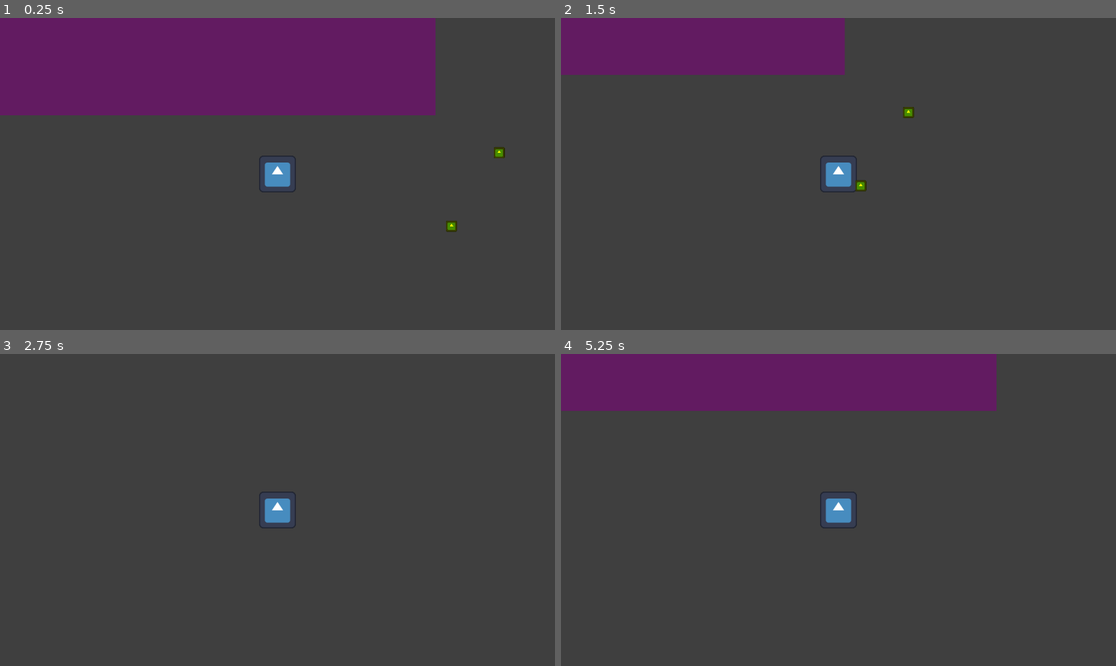
Above: before the commit, frames 1-4 (two rows, left to right).
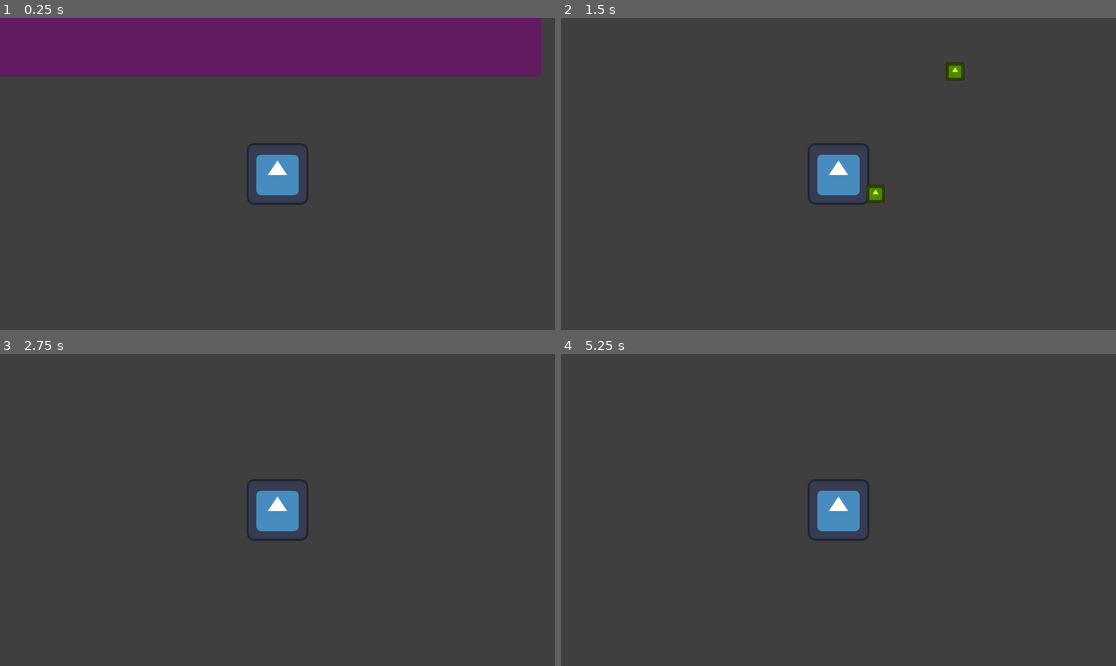
Above: after the commit, the same moments.

Repository: DeepRestGames/incremental-space-game
Game: Godot game, scene res://Scenes/Prototypes/Prototype_MainScene.tscn
Two runs of this game, one before a commit and one after it. Both use one fixed random seed, a clock stepped at 60 frames per second and the inputs below. The engine's default icon, where the game draws it, is replaced by a stand-in: a white triangle on a blue panel in a dark square.
Inputs (mouse positions are in pixels of both pictures, inside the frame that each line leads up to):
- Up to frame 1 (0.25 s): no input
- Up to frame 2 (1.5 s): tap Enter at 0.5 s; move the mouse to (960, 158) at 0.52 s; hold D (move_right) 0.53-1.28 s; hold E (interact) 0.53-1.28 s; click (960, 158) at 0.67 s; move the mouse to (727, 189) at 1.27 s; hold S (move_down) from 1.28 s (still down); tap E (interact) at 1.35 s; click (727, 189) at 1.42 s
- Up to frame 3 (2.75 s): move the mouse to (333, 441) at 2.02 s; release S (move_down) at 2.03 s; hold D (move_right) from 2.03 s (still down); hold E (interact) from 2.03 s (still down); click (333, 441) at 2.17 s
- Up to frame 4 (5.25 s): tap Space at 2.75 s; move the mouse to (810, 572) at 2.77 s; release D (move_right) at 2.78 s; release E (interact) at 2.78 s; hold W (move_up) 2.78-3.53 s; tap E (interact) at 2.85, 4.35 s; click (810, 572) at 2.92 s; move the mouse to (1005, 556) at 3.52 s; hold E (interact) 3.53-4.28 s; hold A (move_left) 3.53-5.03 s; click (1005, 556) at 3.67 s; move the mouse to (672, 463) at 4.27 s; click (672, 463) at 4.42 s; move the mouse to (866, 510) at 5.02 s; hold S (move_down) from 5.03 s (still down); hold E (interact) from 5.03 s (still down); click (866, 510) at 5.17 s

The runs differ from the first frame. In frame 1, 14% of the frame differs, in the area x 0-98%, y 0-69%; in frame 2, 11%; in frame 3, 1.0%; in frame 4, 15%, in the area x 0-79%, y 0-60%.

Commit message:
Little bulk of just-started-out features

Diff:
--- a/Scenes/Player/Player.tscn
+++ b/Scenes/Player/Player.tscn
@@ -46,7 +46,6 @@
 
 [node name="PlayerCamera" type="Camera2D" parent="."]
 process_mode = 3
-zoom = Vector2(0.6, 0.6)
 
 [node name="CameraZoom" type="Node2D" parent="PlayerCamera"]
 
--- /dev/null
+++ b/Scenes/UI/UI_SkillTree.tscn
@@ -0,0 +1,158 @@
+[gd_scene load_steps=10 format=3 uid="uid://bw8v2tjtpwrwd"]
+
+[ext_resource type="Texture2D" uid="uid://d3w6yyyfejaxw" path="res://icon.svg" id="1_5qc62"]
+[ext_resource type="Shader" uid="uid://b0ipclsyu8vug" path="res://Shaders/UI/Shader_Test.gdshader" id="2_3gvb5"]
+[ext_resource type="Script" uid="uid://b8i7v5jtyte6x" path="res://Scripts/UI/SkillNode.gd" id="3_jj15x"]
+[ext_resource type="Script" uid="uid://8l131evptacm" path="res://Scripts/UI/SkillAcquisitionPanel.gd" id="4_5wppg"]
+[ext_resource type="Texture2D" uid="uid://p8o5i655niqs" path="res://Assets/Sprites/kenney_particle-pack/PNG (Transparent)/window_04.png" id="4_p2n7p"]
+
+[sub_resource type="FastNoiseLite" id="FastNoiseLite_3gvb5"]
+noise_type = 0
+frequency = 0.0012
+
+[sub_resource type="NoiseTexture2D" id="NoiseTexture2D_jj15x"]
+noise = SubResource("FastNoiseLite_3gvb5")
+
+[sub_resource type="ShaderMaterial" id="ShaderMaterial_5wppg"]
+shader = ExtResource("2_3gvb5")
+shader_parameter/noise_texture = SubResource("NoiseTexture2D_jj15x")
+shader_parameter/colormodifier = 0.9
+shader_parameter/progress = 0.695
+shader_parameter/bg_color = Color(0, 0, 0, 1)
+
+[sub_resource type="AtlasTexture" id="AtlasTexture_3gvb5"]
+atlas = ExtResource("1_5qc62")
+region = Rect2(56.2895, 39.6403, 17.1742, 11.5663)
+
+[node name="UI_SkillTree" type="Control"]
+layout_mode = 3
+anchors_preset = 15
+anchor_right = 1.0
+anchor_bottom = 1.0
+grow_horizontal = 2
+grow_vertical = 2
+
+[node name="Background" type="TextureRect" parent="."]
+visible = false
+material = SubResource("ShaderMaterial_5wppg")
+layout_mode = 1
+anchors_preset = 15
+anchor_right = 1.0
+anchor_bottom = 1.0
+grow_horizontal = 2
+grow_vertical = 2
+texture = SubResource("AtlasTexture_3gvb5")
+metadata/_edit_use_anchors_ = true
+
+[node name="SkillNodesParent" type="Control" parent="."]
+layout_mode = 1
+anchors_preset = 8
+anchor_left = 0.5
+anchor_top = 0.5
+anchor_right = 0.5
+anchor_bottom = 0.5
+grow_horizontal = 2
+grow_vertical = 2
+metadata/_edit_use_anchors_ = true
+
+[node name="SkillNode" type="Control" parent="SkillNodesParent"]
+custom_minimum_size = Vector2(60, 60)
+layout_mode = 1
+anchors_preset = 0
+grow_horizontal = 2
+grow_vertical = 2
+script = ExtResource("3_jj15x")
+metadata/_edit_use_anchors_ = true
+
+[node name="SkillNodeTexture" type="TextureRect" parent="SkillNodesParent/SkillNode"]
+layout_mode = 1
+anchors_preset = 15
+anchor_right = 1.0
+anchor_bottom = 1.0
+grow_horizontal = 2
+grow_vertical = 2
+mouse_filter = 2
+texture = ExtResource("4_p2n7p")
+expand_mode = 3
+
+[node name="SkillInfoPanel" type="Panel" parent="SkillNodesParent/SkillNode"]
+visible = false
+layout_mode = 0
+offset_left = 41.0
+offset_top = 27.0
+offset_right = 182.0
+offset_bottom = 137.0
+mouse_filter = 2
+
+[node name="VBoxContainer" type="VBoxContainer" parent="SkillNodesParent/SkillNode/SkillInfoPanel"]
+layout_mode = 1
+anchors_preset = 15
+anchor_right = 1.0
+anchor_bottom = 1.0
+grow_horizontal = 2
+grow_vertical = 2
+mouse_filter = 2
+metadata/_edit_use_anchors_ = true
+
+[node name="SkillName" type="RichTextLabel" parent="SkillNodesParent/SkillNode/SkillInfoPanel/VBoxContainer"]
+custom_minimum_size = Vector2(0, 30)
+layout_mode = 2
+mouse_filter = 2
+text = "Skill name"
+fit_content = true
+scroll_active = false
+horizontal_alignment = 1
+vertical_alignment = 1
+
+[node name="SkillDescription" type="RichTextLabel" parent="SkillNodesParent/SkillNode/SkillInfoPanel/VBoxContainer"]
+custom_minimum_size = Vector2(0, 30)
+layout_mode = 2
+mouse_filter = 2
+text = "Skill description"
+horizontal_alignment = 1
+metadata/_edit_use_anchors_ = true
+
+[node name="SkillAcquisitionPanel" type="Control" parent="."]
+visible = false
+layout_mode = 1
+anchors_preset = 15
+anchor_right = 1.0
+anchor_bottom = 1.0
+grow_horizontal = 2
+grow_vertical = 2
+script = ExtResource("4_5wppg")
+metadata/_edit_use_anchors_ = true
+
+[node name="Panel" type="Panel" parent="SkillAcquisitionPanel"]
+custom_minimum_size = Vector2(600, 300)
+layout_mode = 1
+anchors_preset = 8
+anchor_left = 0.5
+anchor_top = 0.5
+anchor_right = 0.5
+anchor_bottom = 0.5
+offset_left = -20.0
+offset_top = -20.0
+offset_right = 20.0
+offset_bottom = 20.0
+grow_horizontal = 2
+grow_vertical = 2
+
+[node name="VBoxContainer" type="VBoxContainer" parent="SkillAcquisitionPanel/Panel"]
+layout_mode = 1
+anchors_preset = 15
+anchor_right = 1.0
+anchor_bottom = 1.0
+grow_horizontal = 2
+grow_vertical = 2
+mouse_filter = 0
+metadata/_edit_use_anchors_ = true
+
+[node name="PanelTitle" type="RichTextLabel" parent="SkillAcquisitionPanel/Panel/VBoxContainer"]
+custom_minimum_size = Vector2(0, 40)
+layout_mode = 2
+text = "Acquire skill?"
+fit_content = true
+scroll_active = false
+horizontal_alignment = 1
+vertical_alignment = 1
--- /dev/null
+++ b/Scripts/Camera/CameraZoom.gd
@@ -0,0 +1,39 @@
+extends Node2D
+
+
+@onready var camera: Camera2D = $".."
+
+var default_walking_zoom = Vector2.ONE
+
+var current_zoom: Vector2
+var target_zoom: Vector2
+
+var max_zoom = Vector2(.6, .6)
+var min_zoom = Vector2(.2, .2)
+
+var update_time = 1.0
+
+
+func _process(delta: float) -> void:
+	camera.zoom = lerp(camera.zoom, target_zoom, delta)
+
+
+func update_camera_zoom_from_movement_speed(movement_speed: float) -> void:
+	target_zoom = max_zoom - (min_zoom * movement_speed)
+
+	#var zoom_tween = get_tree().create_tween().set_trans(Tween.TRANS_SINE).set_ease(Tween.EASE_OUT)
+	#zoom_tween.tween_property(camera, "zoom", target_zoom, update_time)
+
+
+func update_camera_zoom(target_zoom: Vector2, update_time: float) -> void:
+	var zoom_tween = get_tree().create_tween().set_trans(Tween.TRANS_SINE).set_ease(Tween.EASE_OUT)
+	zoom_tween.tween_property(camera, "zoom", target_zoom, update_time)
+
+
+func update_camera_zoom_walking() -> void:
+	var zoom_tween = get_tree().create_tween().set_trans(Tween.TRANS_SINE).set_ease(Tween.EASE_OUT)
+	zoom_tween.tween_property(camera, "zoom", default_walking_zoom, update_time)
+
+
+func reset_camera_zoom(update_time: float) -> void:
+	pass
--- /dev/null
+++ b/Scripts/Camera/ScreenShake.gd
@@ -0,0 +1,34 @@
+extends Node2D
+
+
+@onready var camera: Camera2D = $".."
+
+@export var random_shake_strenght: float = 20.0
+@export var shake_decay_rate: float = 5.0
+
+var rand
+var shake_strenght: float = 0.0
+
+
+func _ready():
+	rand = RandomNumberGenerator.new()
+	rand.randomize()
+
+	EventBus.connect("screen_shake", screen_shake)
+
+
+func _process(delta):
+	shake_strenght = lerp(shake_strenght, 0.0, shake_decay_rate * delta)
+	camera.offset = get_random_offset()
+
+
+func get_random_offset() -> Vector2:
+	return Vector2(
+		rand.randf_range(-shake_strenght, shake_strenght),
+		rand.randf_range(-shake_strenght, shake_strenght)
+	)
+
+
+func screen_shake(magnitude:= 20.0, decay_rate:= 5.0):
+	shake_strenght = magnitude
+	shake_decay_rate = decay_rate
--- a/Scripts/GameManagers/GameManager.gd
+++ b/Scripts/GameManagers/GameManager.gd
@@ -15,10 +15,14 @@
 # Expedition
 var expedition_started: bool = false
 
+# Paasing time
+var current_day: int = 0
+
 
 func _ready() -> void:
 	# Level initialization
 	# TODO Add logic to handle the menus navigation (e.g. in the start menu the node Player doesn't exist, but the GameManager singleton does
+	# TODO Handle null reference case
 	player = get_tree().get_first_node_in_group("Player")
 	deposit_box_position = get_tree().get_first_node_in_group("DepositBox").global_position
 
@@ -29,6 +33,7 @@
 
 	EventBus.connect("expedition_started", on_expedition_started)
 	EventBus.connect("expedition_ended", on_expedition_ended)
+
 
 func add_resource(resource_amount: int) -> void:
 	current_player_resource += resource_amount
--- /dev/null
+++ b/Scripts/UI/SkillAcquisitionPanel.gd
@@ -0,0 +1,8 @@
+extends Control
+
+
+
+
+func _ready() -> void:
+	EventBus.connect("skillNodePressed", show)
+	EventBus.connect("skillNodeExited", hide)
--- /dev/null
+++ b/Scripts/UI/SkillNode.gd
@@ -0,0 +1,33 @@
+extends Control
+
+
+@onready var skillInfoPanel = $SkillInfoPanel
+
+var disabled = false
+
+
+func _gui_input(event: InputEvent) -> void:
+	if event is InputEventMouseButton:
+		if event.button_index == MOUSE_BUTTON_LEFT && event.pressed:
+			disabled = true
+			EventBus.emit_signal("skillNodePressed")
+
+
+func _ready() -> void:
+	connect("mouse_entered", on_mouse_enter)
+	connect("mouse_exited", on_mouse_exit)
+
+
+func on_mouse_enter() -> void:
+	print("Mouse enter")
+	skillInfoPanel.show()
+
+
+func on_mouse_exit() -> void:
+	if disabled:
+		return
+
+	print("Mouse exit")
+	EventBus.emit_signal("skillNodeExited")
+
+	skillInfoPanel.hide()
--- /dev/null
+++ b/Scripts/Utils/DateTime/DateTime.gd
@@ -0,0 +1,71 @@
+class DateTime:
+	var year: int
+	var month: int
+	var day: int
+
+	var hour: int
+	var minute: int
+	var second: int
+
+	var milliSecond: float
+
+
+	func reset() -> DateTime:
+		setYear(0)
+		setMonth(0)
+		setDay(0)
+		setHour(0)
+		setMinute(0)
+		setSecond(0)
+		setMilliSecond(0.0)
+		return self
+
+
+	func getYear() -> int:
+		return year
+
+	func setYear(newYear: int) -> void:
+		year = newYear
+		return
+
+	func getMonth() -> int:
+		return month
+
+	func setMonth(newMonth: int) -> void:
+		month = newMonth
+		return
+
+	func getDay() -> int:
+		return day
+
+	func setDay(newDay: int) -> void:
+		day = newDay
+		return
+
+	func getHour() -> int:
+		return hour
+
+	func setHour(newHour: int) -> void:
+		hour = newHour
+		return
+
+	func getMinute() -> int:
+		return minute
+
+	func setMinute(newMinute: int) -> void:
+		minute = newMinute
+		return
+
+	func getSecond() -> int:
+		return second
+
+	func setSecond(newSecond: int) -> void:
+		second = newSecond
+		return
+
+	func getMilliSecond() -> float:
+		return milliSecond
+
+	func setMilliSecond(newMilliSecond: float) -> void:
+		milliSecond = newMilliSecond
+		return
